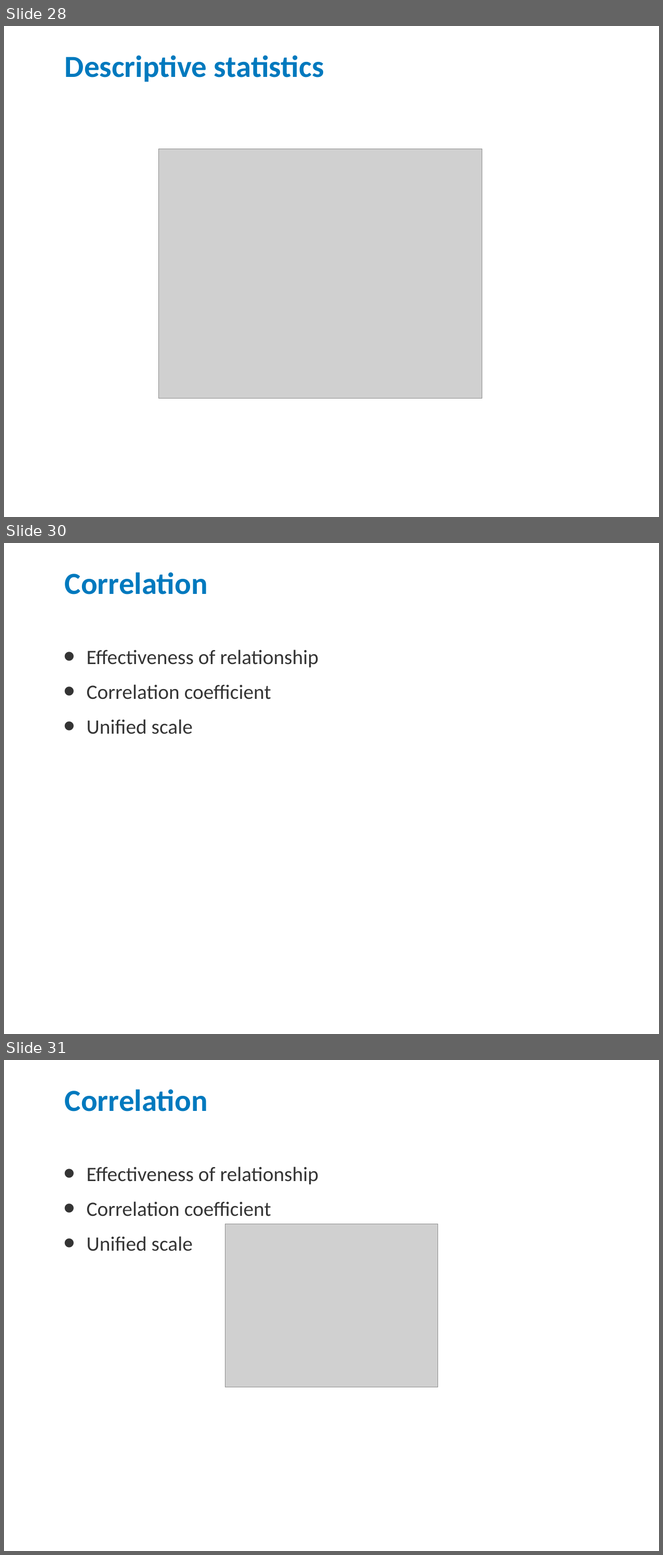
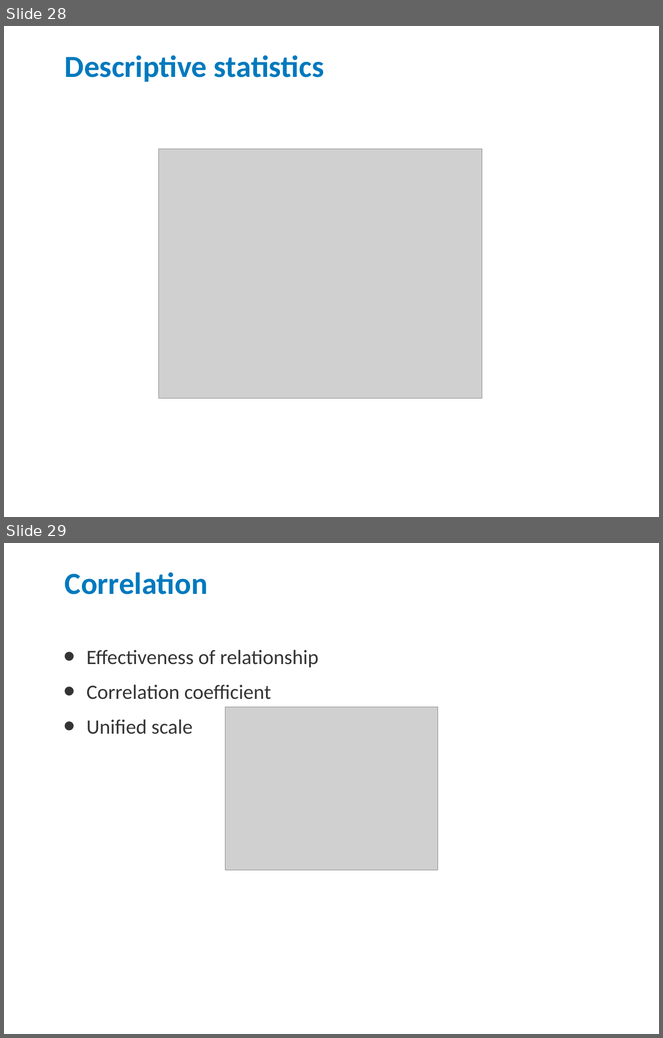
Before and after one commit to jdages/rDemo, a slide deck: R Demo.pptx. Shown one above the other, each under a label of ours: slides 28, 30 and 31 before the commit, slides 28 and 29 after it; the slides between them are not shown. The pictures are 663x1555 and 663x1038 pixels, drawn with LibreOffice and Linux fonts; fonts in the diff are those of the drawing; grey boxes stand for pictures; background and template pictures are left out. Boxes give left, top, right and bottom in pixels: in the first picture for what was removed or moved away, otherwise in the second. Text is boxed around its words. In the diff, an @@ line names an element or a change of style, - is before the commit and + after.

```diff
--- a/R Demo.pptx
+++ b/R Demo.pptx
@@ slide 30 removed at <box>4,543,659,1034</box>, background picture (left out) @@
@@ title removed at <box>65,572,208,594</box> @@
-Correlation
@@ text removed at <box>87,650,319,734</box> @@
-• Effectiveness of relationship
-• Correlation coefficient
-• Unified scale
@@ what was slide 31 is now slide 29 @@
```
Also in this commit, not shown: 6 slides changed, 1 other slide removed.
